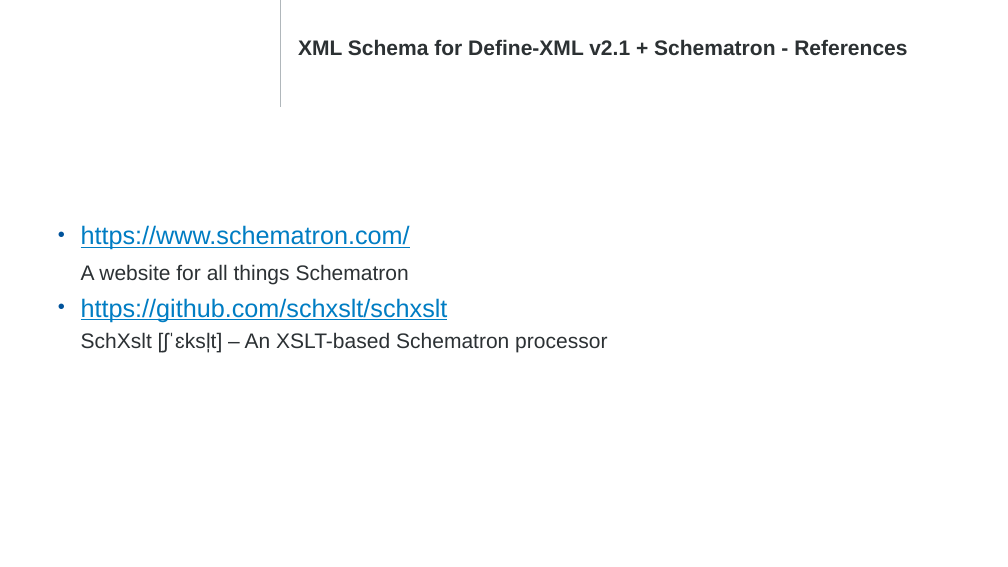
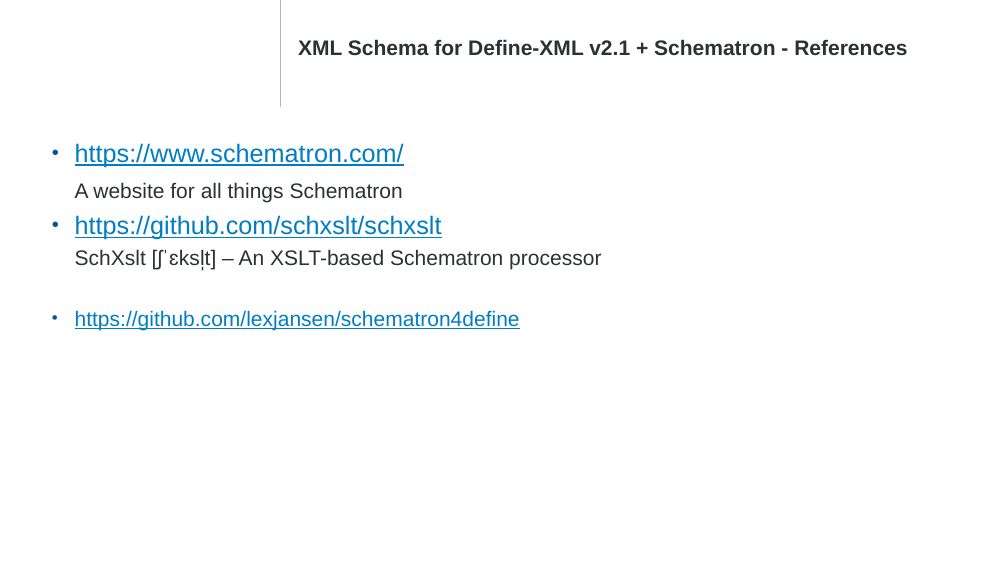
Before and after one commit to lexjansen/schematron4define, a slide deck: slide 15 of documents/validating_define-xml.pptx. Drawn at 1008x567 pixels with LibreOffice and Linux fonts; fonts in the diff are those of the drawing. Boxes give left, top, right and bottom in pixels: in the first picture for what was removed or moved away, otherwise in the second. Text is boxed around its words. In the diff, an @@ line names an element or a change of style, - is before the commit and + after.

Commit message:
Update PPT

```diff
--- a/documents/validating_define-xml.pptx
+++ b/documents/validating_define-xml.pptx
@@ text "https://www.schematron.com/ A website for all ...": place and size @@
-text "https://www.schematron.com/ A website for all ..." at box(81, 225, 607, 352)
+text "https://www.schematron.com/ A website for all ..." at box(75, 143, 601, 330)
@@ text at box(75, 310, 520, 330): paragraph added @@
+• https://github.com/lexjansen/schematron4define
```
